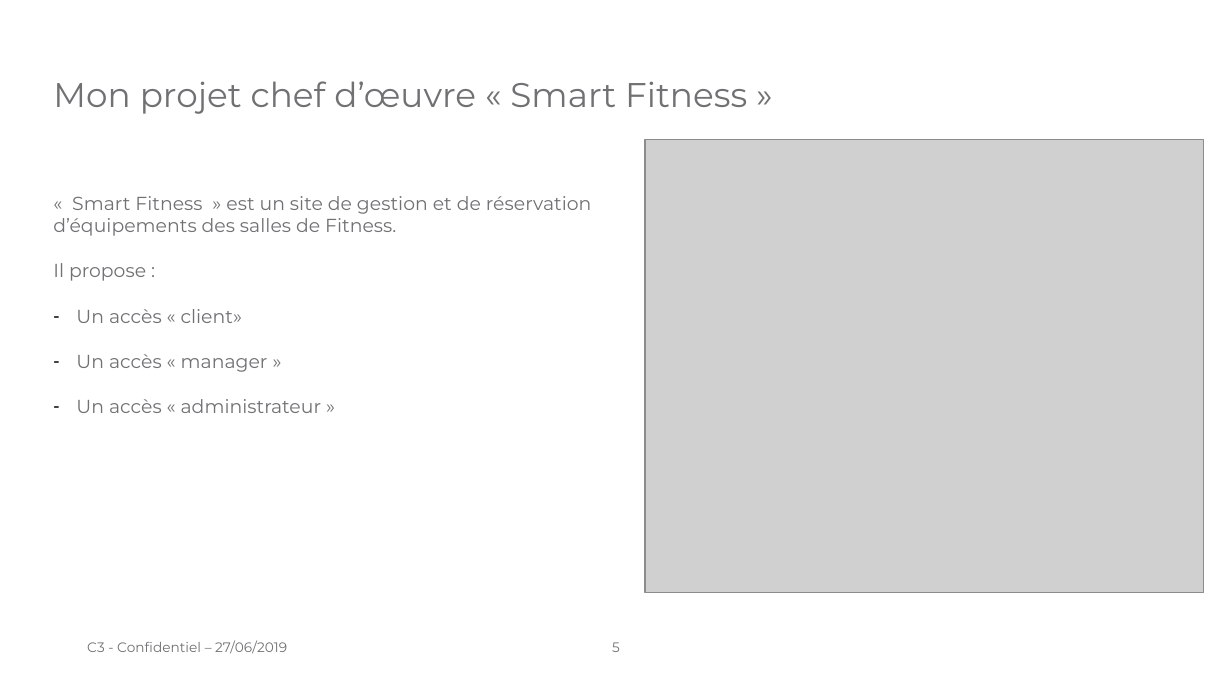
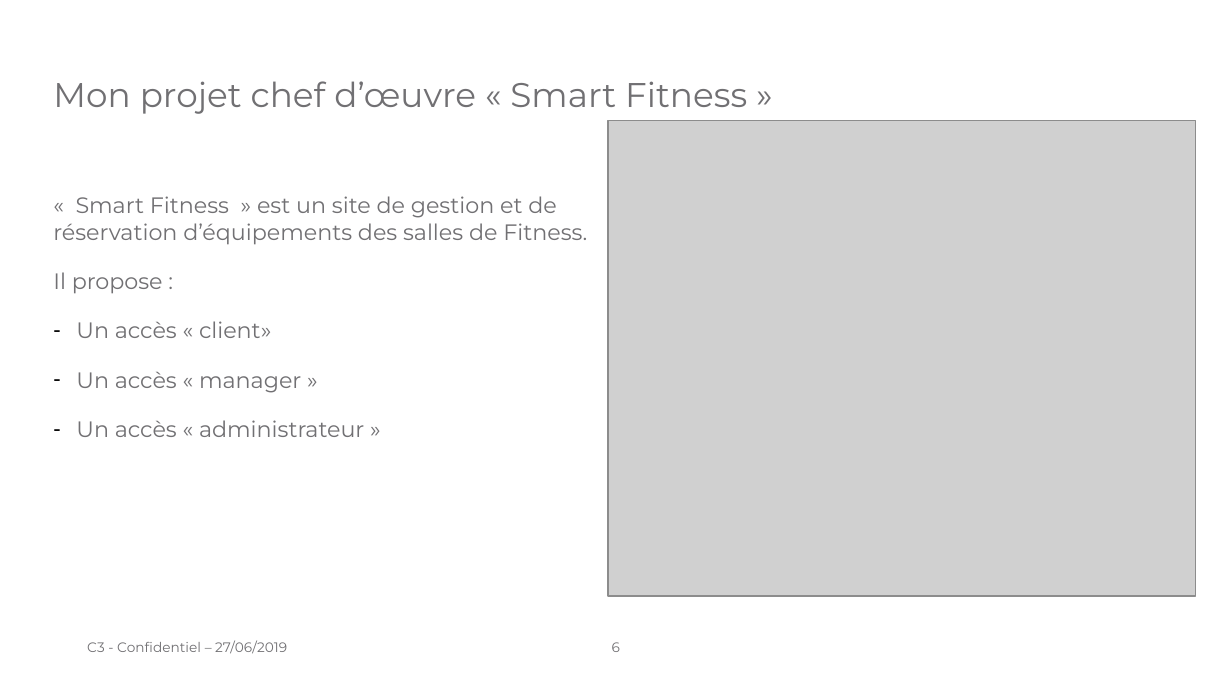
Before and after one commit to laurentpicardLP2/smartFitness, a slide deck: slide 6 of docs/oral/Présentation orale - Projet chef d'œuvre.odp (slide 5 before the commit). Drawn at 1232x693 pixels with LibreOffice and Linux fonts; fonts in the diff are those of the drawing; grey boxes stand for pictures; background and template pictures are left out. Boxes give left, top, right and bottom in pixels: in the first picture for what was removed or moved away, otherwise in the second. Text is boxed around its words. In the diff, an @@ line names an element or a change of style, - is before the commit and + after.

```diff
--- a/docs/oral/Présentation orale - Projet chef d'œuvre.odp
+++ b/docs/oral/Présentation orale - Projet chef d'œuvre.odp
@@ picture: place and size @@
-picture at box(646, 140, 1205, 593)
+picture at box(607, 121, 1195, 596)
@@ text at box(53, 196, 587, 245): text changed; size 11 to 13 pt @@
-« Smart Fitness » est un site de gestion et de réservation d’équipements des salles de Fitness.
+« Smart Fitness » est un site de gestion et de
+réservation d’équipements des salles de Fitness.
@@ text at box(53, 272, 364, 437): size 11 to 13 pt in "Il propose :", "Un accès « client»", "Un accès « manager »", "Un accès « administrateur »" @@
@@ page number at box(612, 642, 620, 652): text changed @@
-5
+6
```
Also in this commit, not shown: 2 other slides changed, 1 slide added.
